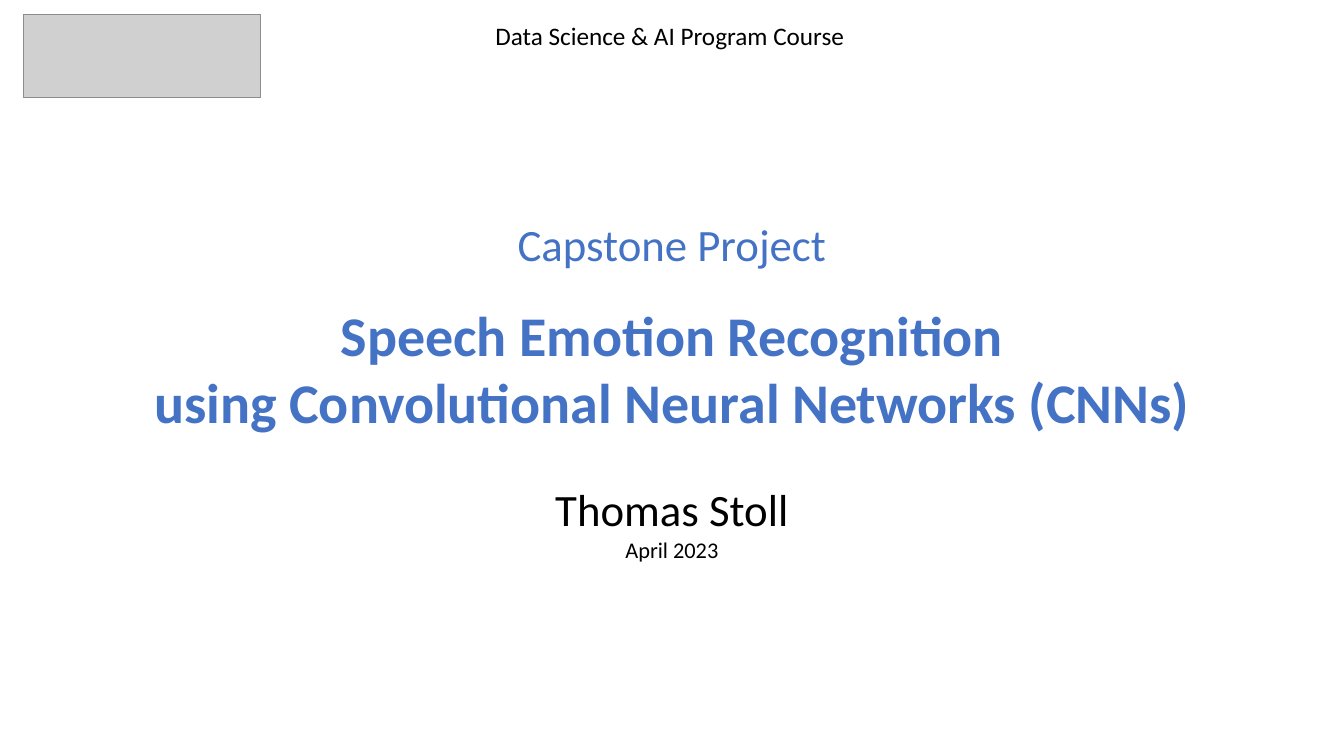
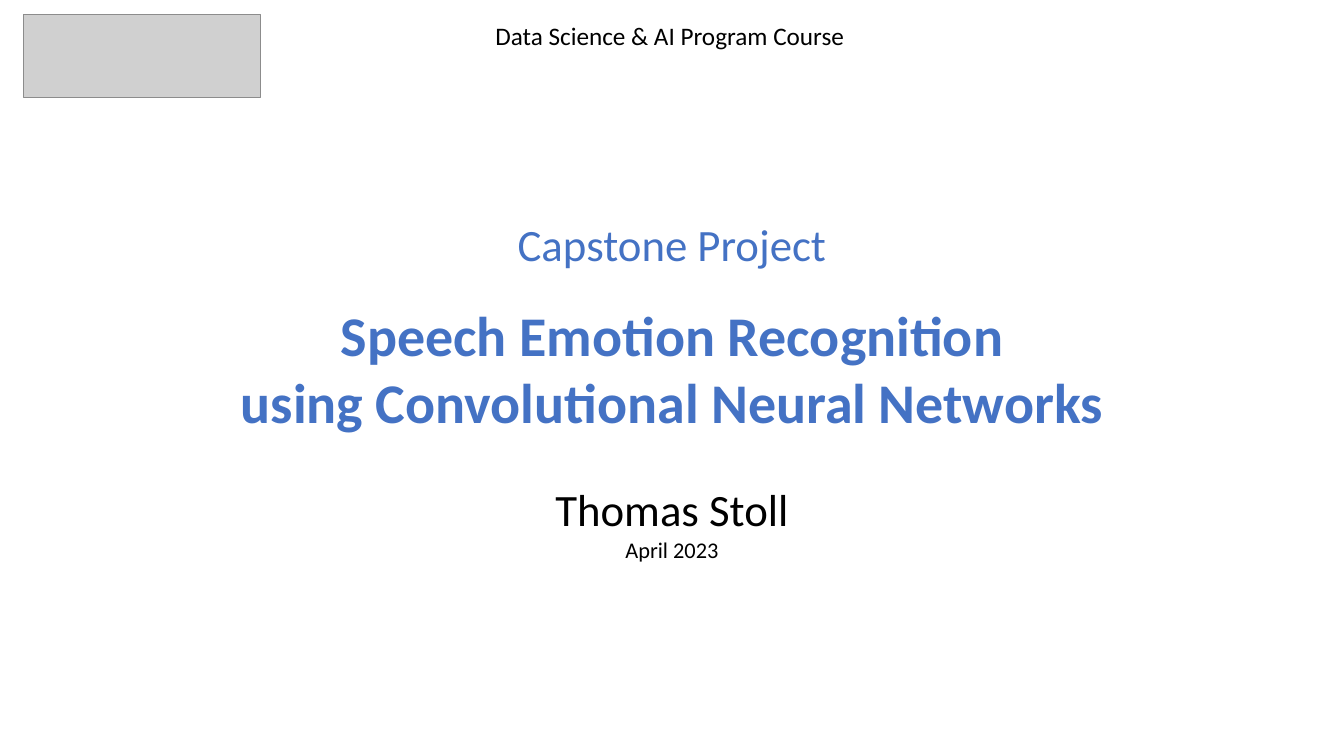
Before and after one commit to stolltho/iod_repo, a slide deck: slide 1 of Capstone Project/CAP_SER_TSv02.pptx. Drawn at 1344x756 pixels with LibreOffice and Linux fonts; fonts in the diff are those of the drawing; grey boxes stand for pictures. Boxes give left, top, right and bottom in pixels: in the first picture for what was removed or moved away, otherwise in the second. Text is boxed around its words. In the diff, an @@ line names an element or a change of style, - is before the commit and + after.

Commit message:
pptx

```diff
--- a/Capstone Project/CAP_SER_TSv02.pptx
+++ b/Capstone Project/CAP_SER_TSv02.pptx
@@ text "Capstone Project" moved from (x1=154, y1=230, x2=1189, y2=562) to (x1=241, y1=230, x2=1103, y2=562) @@
@@ text at (x1=241, y1=383, x2=1103, y2=433): text changed @@
-using Convolutional Neural Networks (CNNs)
+using Convolutional Neural Networks
```
Also in this commit, not shown: 2 other slides changed.
